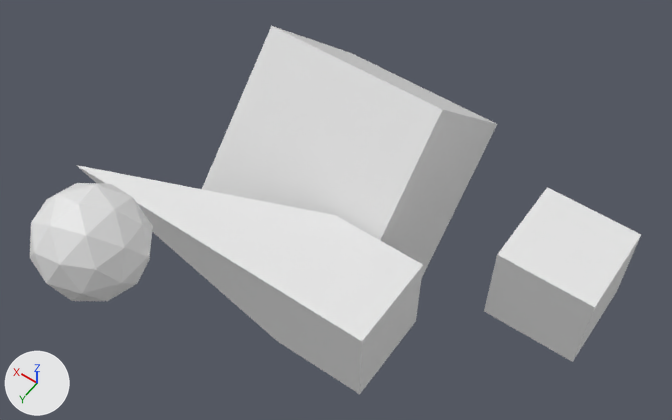
An edit to the Blender file tools/TL1.blend, drawn before and after from the same camera.
Both versions are drawn from a camera (50 mm lens) standing at (-5.41, 7.96, 15.25) and looking at (1.14, -1.21, 0.84). Lighting does not change. The marker at lower left points along +X, +Y and +Z. The picture after the commit comes second.
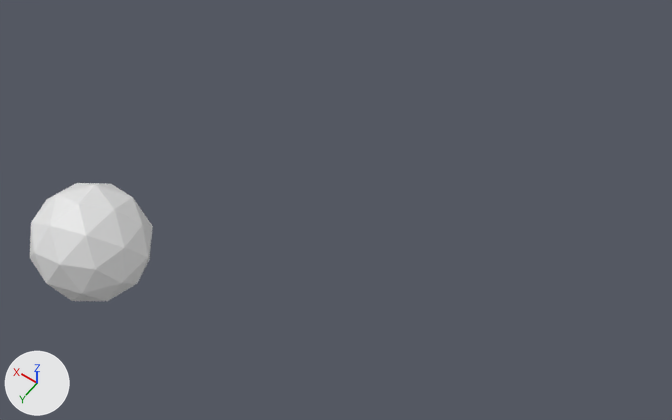
The newer file is also turned or shifted as a whole; pictures and numbers use the older file's frame.

Boxes [x1, y1, x2, y2] around the edits, measured in the pictures (672 x 420 px):
'Cube.001', deleted
    before: [202, 26, 497, 279]
'Cube', deleted
    before: [76, 165, 423, 394]
'Cube.002', deleted
    before: [484, 187, 641, 362]

What the commit changed:
Object 'Cube' (ob_cube) is deleted.
In object 'ICO球' (ob_ico球), parent is no longer ob_cube.
Object 'Cube.001' (ob_cube_001) is deleted.
Object 'Cube.002' (ob_cube_002) is deleted.
